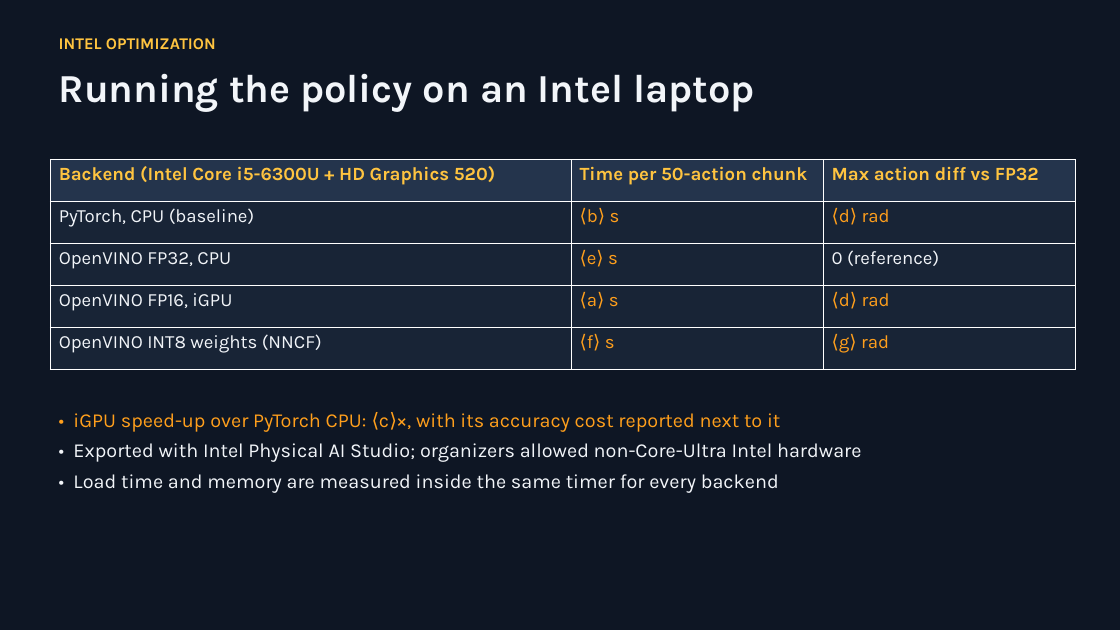
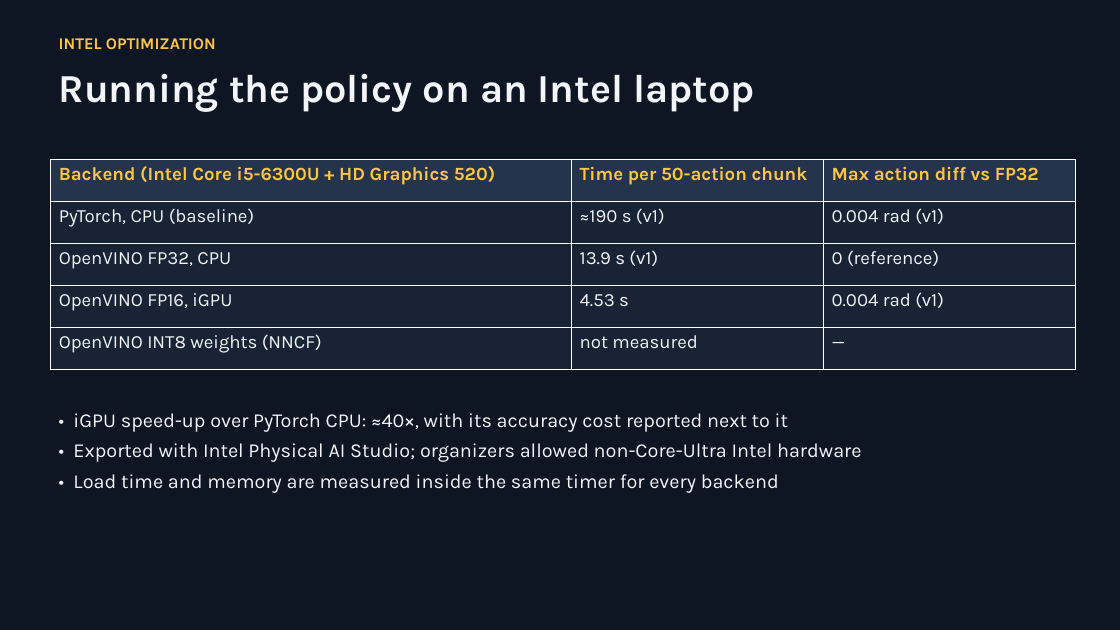
Before and after one commit to Hamza-Atiq/rescuehandsAI, a slide deck: slide 8 of docs/submission/rescuehands_slides.pptx. Drawn at 1120x630 pixels with LibreOffice and Linux fonts; fonts in the diff are those of the drawing. Boxes give left, top, right and bottom in pixels: in the first picture for what was removed or moved away, otherwise in the second. Text is boxed around its words. In the diff, an @@ line names an element or a change of style, - is before the commit and + after.

```diff
--- a/docs/submission/rescuehands_slides.pptx
+++ b/docs/submission/rescuehands_slides.pptx
@@ table at (x1=50, y1=160, x2=1075, y2=370) @@
-row 2, column 2: ⟨b⟩ s
+row 2, column 2: ≈190 s (v1)
-row 2, column 3: ⟨d⟩ rad
+row 2, column 3: 0.004 rad (v1)
-row 3, column 2: ⟨e⟩ s
+row 3, column 2: 13.9 s (v1)
-row 4, column 2: ⟨a⟩ s
+row 4, column 2: 4.53 s
-row 4, column 3: ⟨d⟩ rad
+row 4, column 3: 0.004 rad (v1)
-row 5, column 2: ⟨f⟩ s
+row 5, column 2: not measured
-row 5, column 3: ⟨g⟩ rad
+row 5, column 3: —
@@ text at (x1=73, y1=413, x2=788, y2=432): text changed; text colour #FF9F1C to #F2F5F9 @@
-• iGPU speed-up over PyTorch CPU: ⟨c⟩×, with its accuracy cost reported next to it
+• iGPU speed-up over PyTorch CPU: ≈40×, with its accuracy cost reported next to it
```
Also in this commit, not shown: 1 other slide changed, 3 other files.
